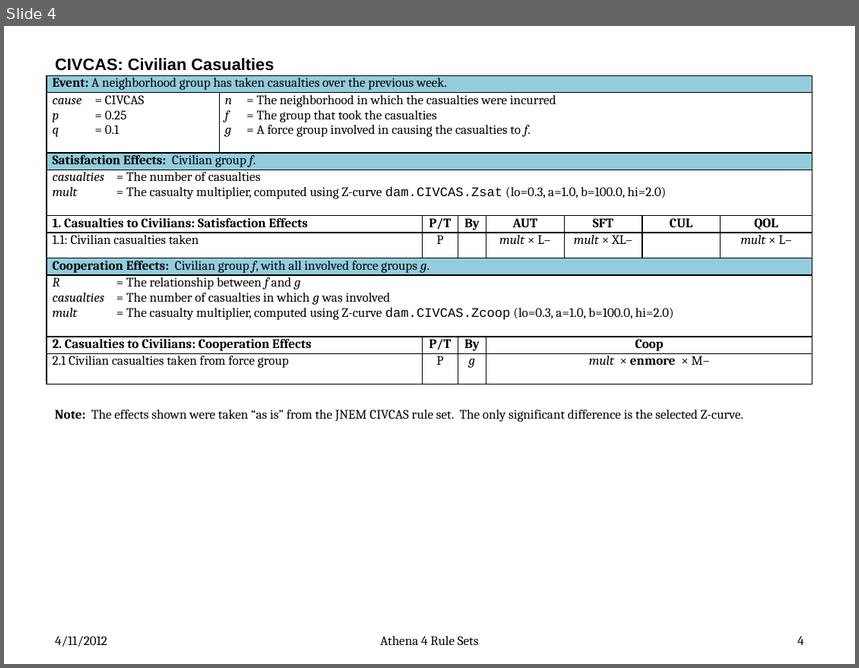
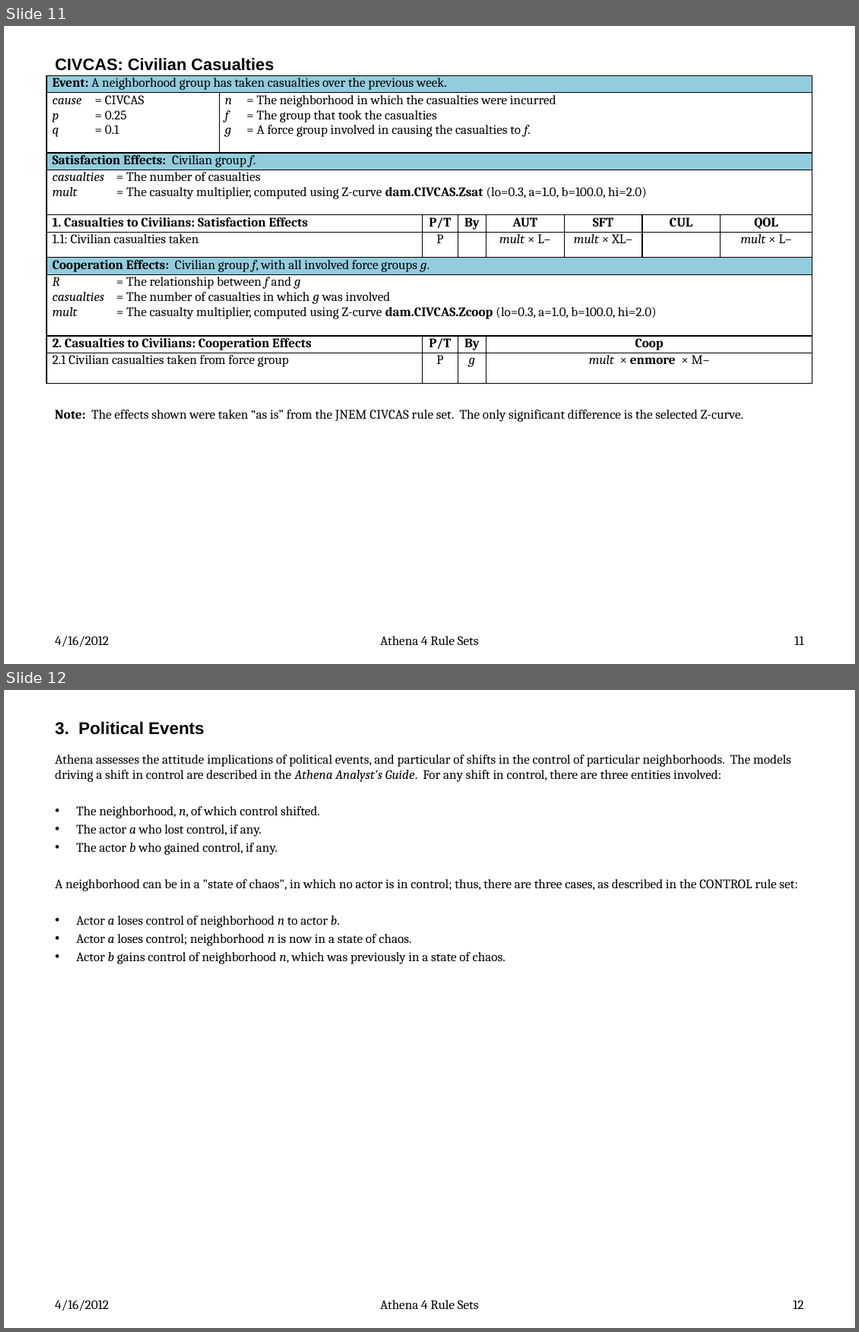
Before and after one commit to AthenaModel/athena-legacy, a slide deck: docs/dev/rules.pptx. Shown one above the other, each under a label of ours: slide 4 before the commit, slides 11 and 12 after it. The pictures are 859x668 and 859x1332 pixels, drawn with LibreOffice and Linux fonts; fonts in the diff are those of the drawing. Boxes give left, top, right and bottom in pixels: in the first picture for what was removed or moved away, otherwise in the second. Text is boxed around its words. In the diff, an @@ line names an element or a change of style, - is before the commit and + after.

```diff
--- a/docs/dev/rules.pptx
+++ b/docs/dev/rules.pptx
@@ slide 12 added at (x1=4, y1=690, x2=855, y2=1328), background #FFFFFF @@
@@ title added at (x1=55, y1=721, x2=204, y2=735), 14.4 pt, text #000000, bold @@
+3. Political Events
@@ text added at (x1=55, y1=755, x2=798, y2=964), 11 pt, text #000000 @@
+Athena assesses the attitude implications of political events, and particular of shifts in the control of particular neighborhoods. The models driving a shift in control are described in the Athena Analyst's Guide. For any shift in control, there are three entities involved:
+• The neighborhood, n, of which control shifted.
+• The actor a who lost control, if any.
+• The actor b who gained control, if any.
+A neighborhood can be in a "state of chaos", in which no actor is in control; thus, there are three cases, as described in the CONTROL rule set:
+• Actor a loses control of neighborhood n to actor b.
+• Actor a loses control; neighborhood n is now in a state of chaos.
+• Actor b gains control of neighborhood n, which was previously in a state of chaos.
@@ text added at (x1=55, y1=1300, x2=109, y2=1311), 11 pt, text #000000 @@
+4/16/2012
@@ text added at (x1=380, y1=1300, x2=479, y2=1309), 11 pt, text #000000 @@
+Athena 4 Rule Sets
@@ page number added at (x1=793, y1=1300, x2=804, y2=1309), 11 pt, text #000000 @@
+12
@@ what was slide 4 is now slide 11 @@
@@ slide 11 changed as well @@
@@ table at (x1=47, y1=75, x2=813, y2=388) @@
@@ font Courier New to Cambria, bold on in "dam.CIVCAS.Zsat", "dam.CIVCAS.Zcoop" @@
@@ text at (x1=55, y1=636, x2=109, y2=647): text changed @@
-4/11/2012
+4/16/2012
@@ page number at (x1=794, y1=636, x2=804, y2=645): text changed @@
-4
+11
```
Also in this commit, not shown: 66 other slides changed, 9 other slides added.
